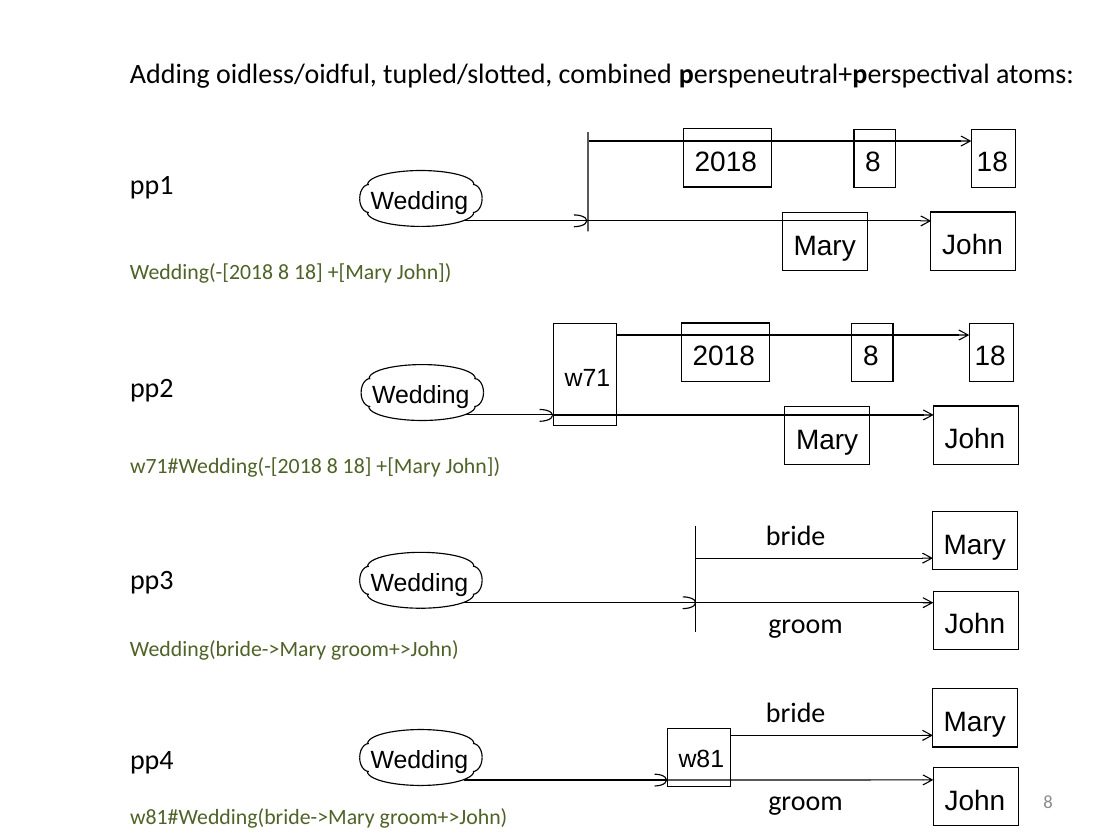
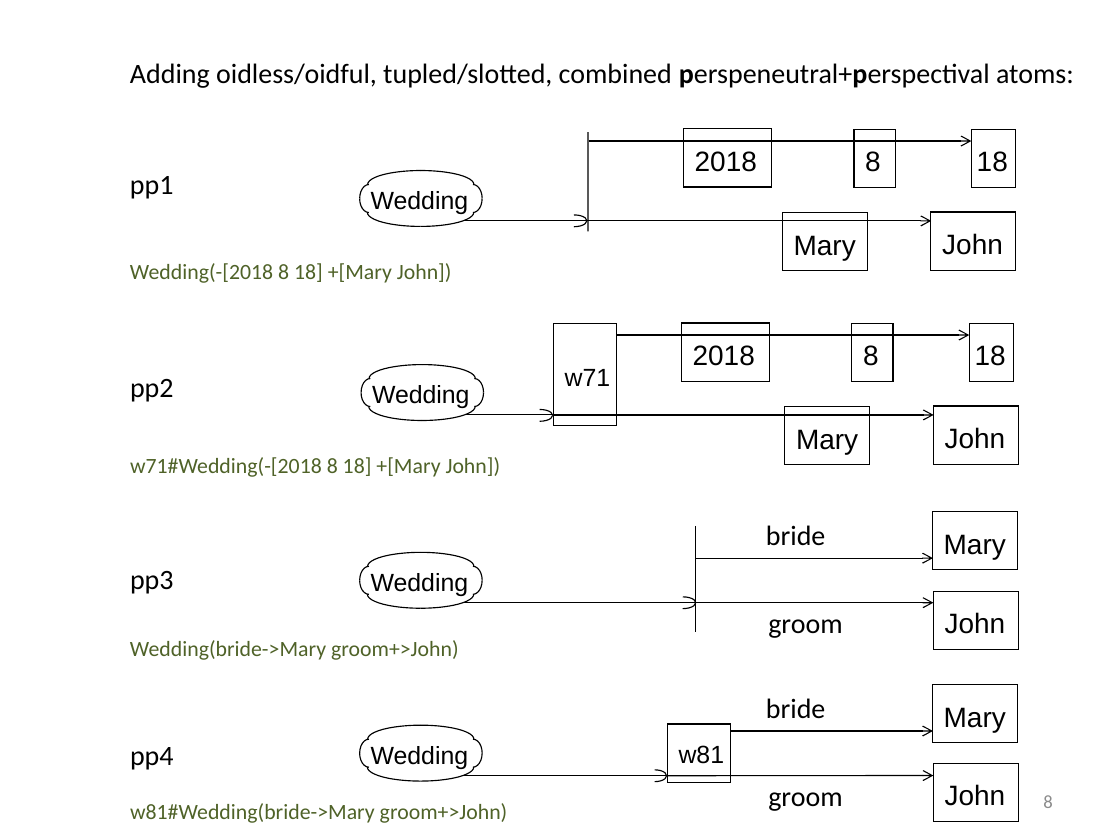
Before and after one commit to RuleML/ruleml-website, a slide deck: slide 8 of talks/PSOAMetamodelGrailogWedding.pptx. Drawn at 1120x840 pixels with LibreOffice and Linux fonts; fonts in the diff are those of the drawing. Boxes give left, top, right and bottom in pixels: in the first picture for what was removed or moved away, otherwise in the second. Text is boxed around its words. In the diff, an @@ line names an element or a change of style, - is before the commit and + after.

```diff
--- a/talks/PSOAMetamodelGrailogWedding.pptx
+++ b/talks/PSOAMetamodelGrailogWedding.pptx
@@ 10 arc (boxed as its full ellipse)s, 8 texts, 3 rectangles, 2 arrows, 1 line: place and size @@
-10 arc (boxed as its full ellipse)s, 8 texts, 3 rectangles, 2 arrows, 1 line at bbox=[130, 689, 1018, 828]
+10 arc (boxed as its full ellipse)s, 8 texts, 3 rectangles, 2 arrows, 1 line at bbox=[130, 684, 1018, 823]
```
Also in this commit, not shown: 7 other slides changed, 6 slides added, 1 other file.
